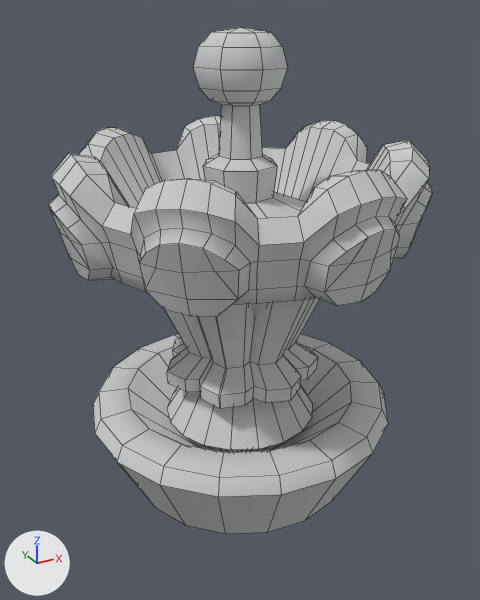
Renders of the FBX model Assets/_Assets/Models/fountain_02.fbx from each side of a commit.
One viewpoint serves both versions: a 50 mm camera at (-2.04, -3.71, 3.13) aimed at (-0.03, -0.05, 1.31). The axes (+X, +Y, +Z) are drawn at lower left. The lights are the same throughout. Mesh edges are drawn as thin lines. Where no turn or scale is listed for an object, it has been applied to the vertices.

The first picture shows 'fountain_02'.
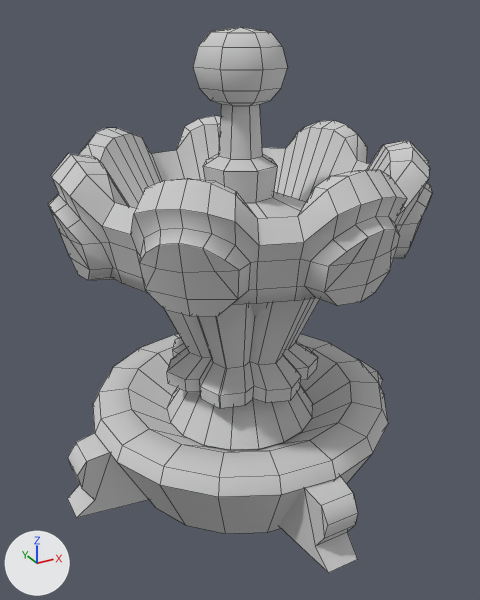
Edits to the scene script, one JSON object a line:
```json
{"block": "me_mesh", "where": "# used by ob_fountain_02; location = (0.0, 0.0, 0.0)"}
{"block": "me_mesh", "where": "# verts and faces of me_mesh; kept vertices keep their numbers, new ones are numbered from 655"}
{"block": "me_mesh", "where": "# before: 646 (0.0, 0.0, -0.16)"}
{"op": "remove", "block": "me_mesh", "code": "me_mesh.from_pydata(...)  # 655 vertices, 677 faces; spans x -1.2..1.16, y -1.2..1.18, z -0.16..3.03"}
{"op": "add", "block": "me_mesh", "code": "me_mesh.from_pydata(...)  # 711 vertices, 721 faces; spans x -1.31..1.31, y -1.31..1.31, z -0.06..3.03"}
{"block": "me_mesh", "change": "me_mesh part 1: a new loose piece of 14 vertices spanning x -1.31..-0.71, y -0.17..0.16, z -0.01..0.46, in mat_gray_simple (light grey #cacaca)"}
{"block": "me_mesh", "change": "me_mesh part 2: a new loose piece of 14 vertices spanning x 0.71..1.31, y -0.16..0.17, z -0.01..0.46, in mat_gray_simple (light grey #cacaca)"}
{"block": "me_mesh", "change": "me_mesh part 3: a new loose piece of 14 vertices spanning x -0.16..0.17, y -1.31..-0.71, z -0.01..0.46, in mat_gray_simple (light grey #cacaca)"}
{"block": "me_mesh", "change": "me_mesh part 4"}
{"op": "add", "block": "me_mesh", "code": "verts[646] = (0.0, 0.0, 0.03)  # moved"}
```

What differs and where, as boxes [x1, y1, x2, y2] in the pictures (480 x 600 px; the box of a moved part takes in the faces that stretch with it):
```json
{"object": "fountain_02", "change": "reshaped", "before": [48, 27, 432, 534], "after": [48, 27, 432, 573], "on screen": "8% taller"}
{"part": 1, "of": "me_mesh", "change": "added", "after": [68, 433, 148, 518]}
{"part": 2, "of": "me_mesh", "change": "added", "after": [358, 359, 383, 388]}
{"part": 3, "of": "me_mesh", "change": "added", "after": [279, 476, 358, 573]}
{"part": 4, "of": "me_mesh", "change": "moved or reshaped", "before": [128, 347, 352, 452], "after": [128, 347, 352, 452]}
```
